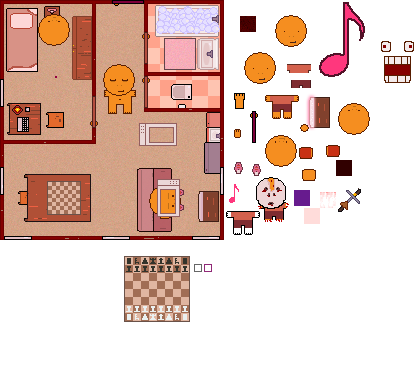
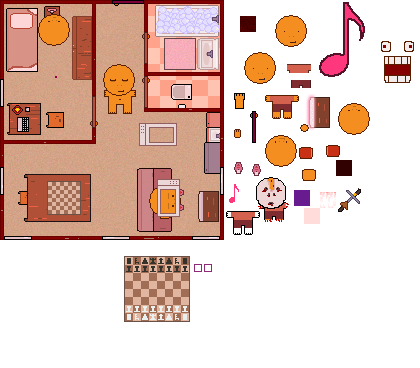
Layers edited between the first and the second 420px x 368px image:
painted on "Layer 78" over <box>194,264,202,272</box>
